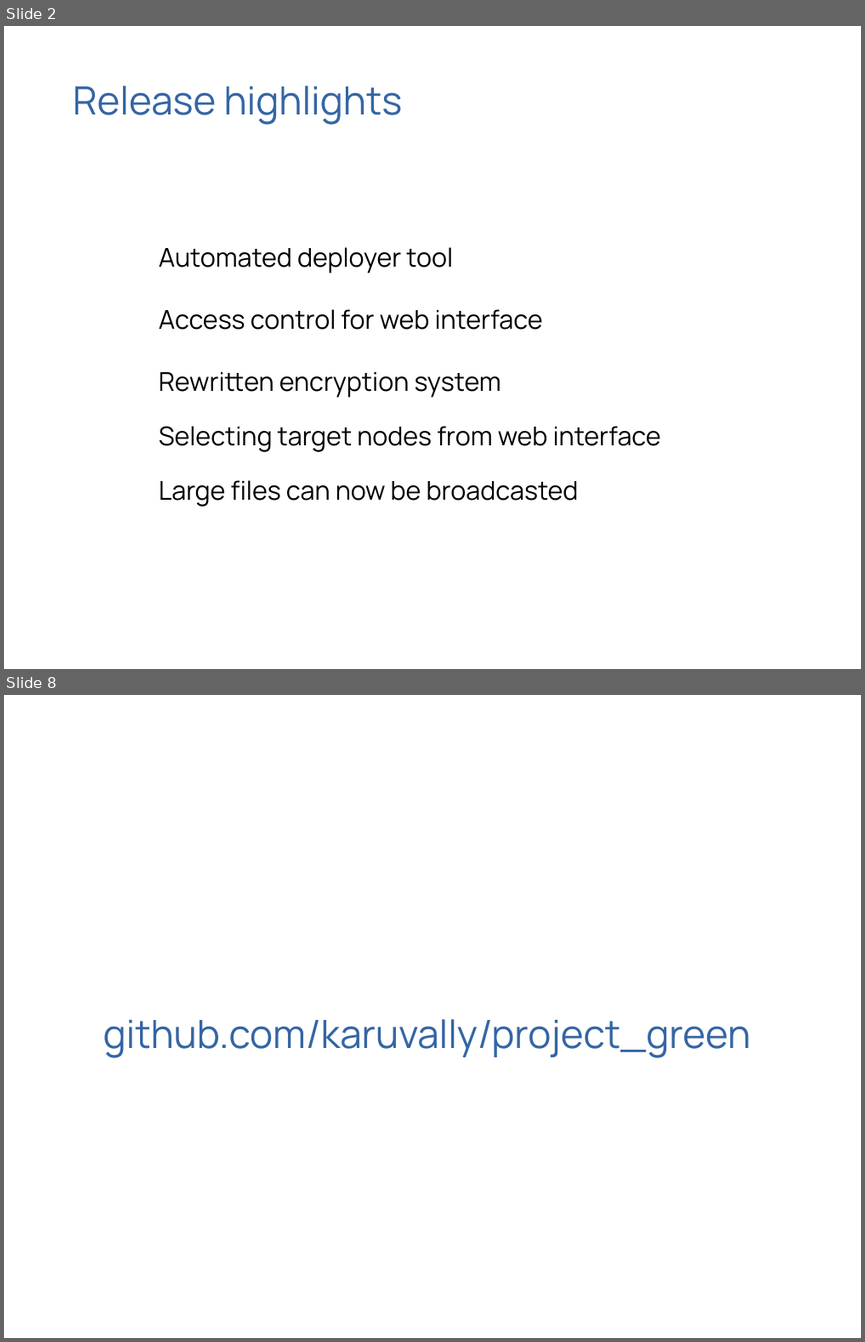
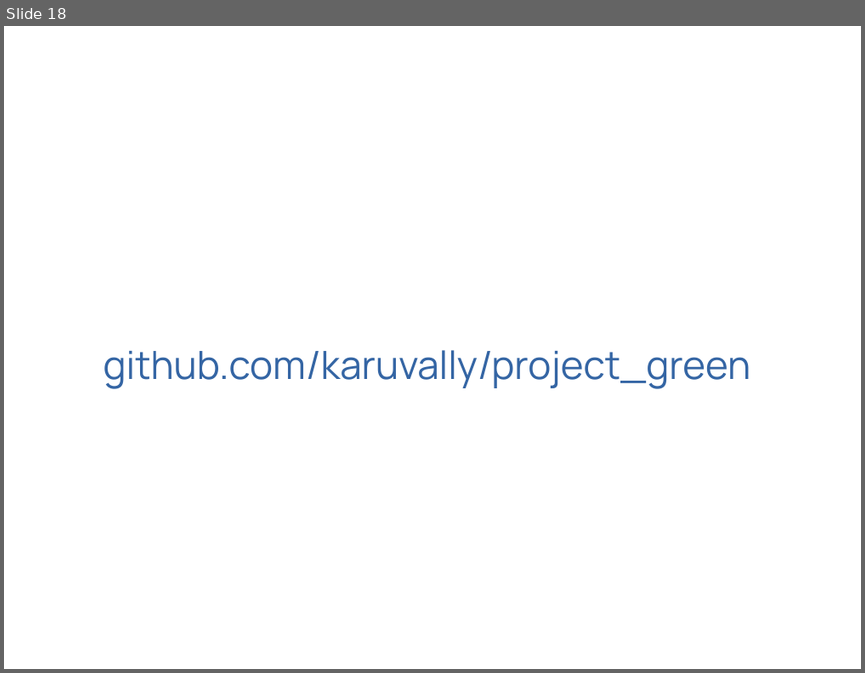
Before and after one commit to karuvally/project_green, a slide deck: docs/phase_ii/slides/review_iii.odp. Shown one above the other, each under a label of ours: slides 2 and 8 before the commit, slide 18 after it; the slides between them are not shown. The pictures are 865x1342 and 865x673 pixels, drawn with LibreOffice and Linux fonts; fonts in the diff are those of the drawing. Boxes give left, top, right and bottom in pixels: in the first picture for what was removed or moved away, otherwise in the second. Text is boxed around its words. In the diff, an @@ line names an element or a change of style, - is before the commit and + after.

Commit message:
updated slides

```diff
--- a/docs/phase_ii/slides/review_iii.odp
+++ b/docs/phase_ii/slides/review_iii.odp
@@ slide 2 removed at (4,26,861,669), background #FFFFFF @@
@@ text removed at (73,86,403,124) @@
-Release highlights
@@ text removed at (159,247,661,506) @@
-Automated deployer tool
-Access control for web interface
-Rewritten encryption system
-Selecting target nodes from web interface
-Large files can now be broadcasted
@@ what was slide 8 is now slide 18 @@
```
Also in this commit, not shown: 17 slides added, 6 other slides removed, 1 other file.
